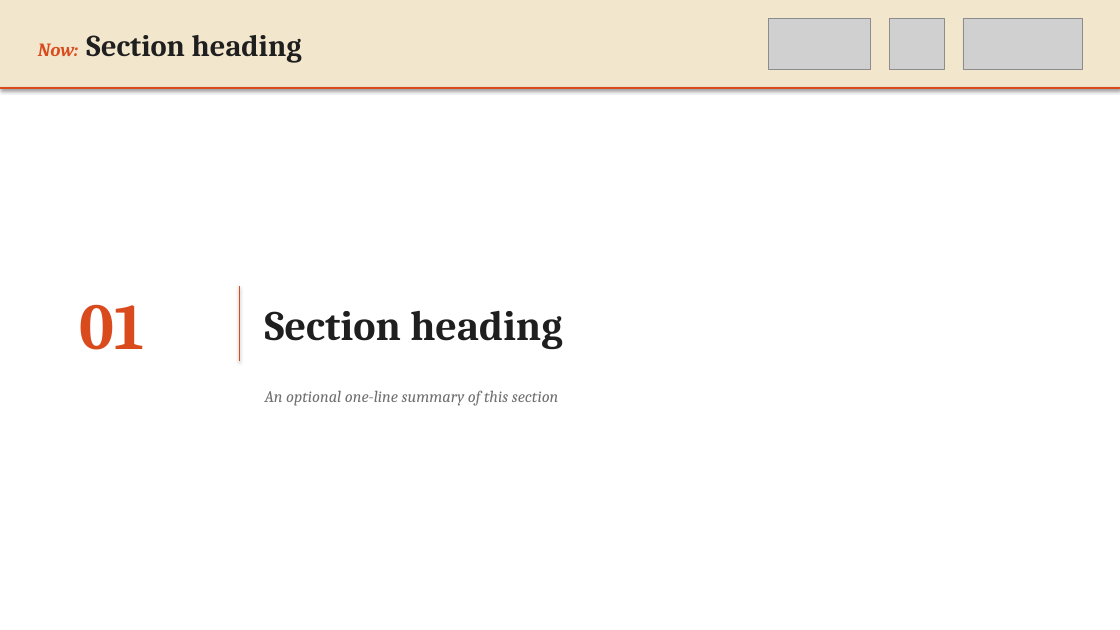
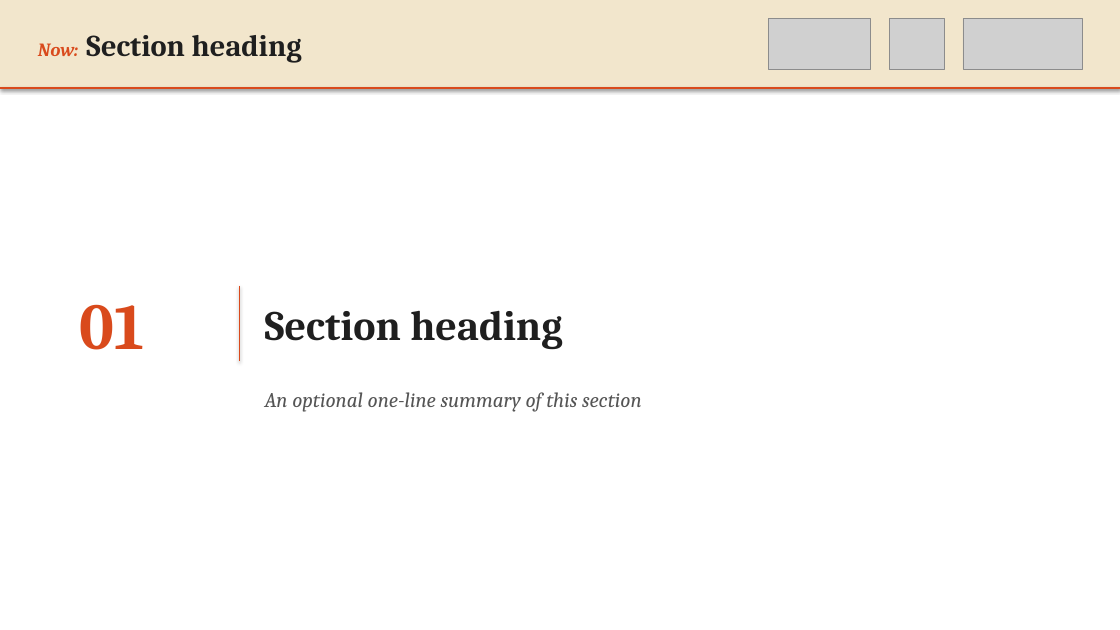
Before and after one commit to preordinary/KCLNLP_SlidesTemplate, a slide deck: slide 2 of templates/tree_yellow_texture/KCLNLP_TreeYellow.pptx. Drawn at 1120x630 pixels with LibreOffice and Linux fonts; fonts in the diff are those of the drawing; grey boxes stand for pictures. Boxes give left, top, right and bottom in pixels: in the first picture for what was removed or moved away, otherwise in the second. Text is boxed around its words. In the diff, an @@ line names an element or a change of style, - is before the commit and + after.

```diff
--- a/templates/tree_yellow_texture/KCLNLP_TreeYellow.pptx
+++ b/templates/tree_yellow_texture/KCLNLP_TreeYellow.pptx
@@ text "An optional one-line summary of ..." at (265,392,642,412): size 14 to 18 pt, text colour #707070 to #555555 @@
```
Also in this commit, not shown: 4 other slides changed, 2 other files.
